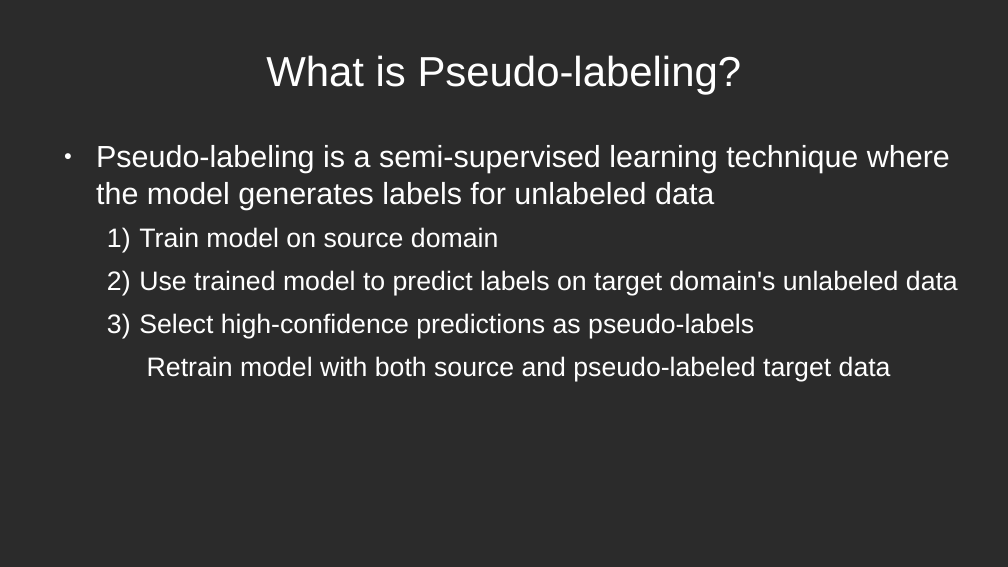
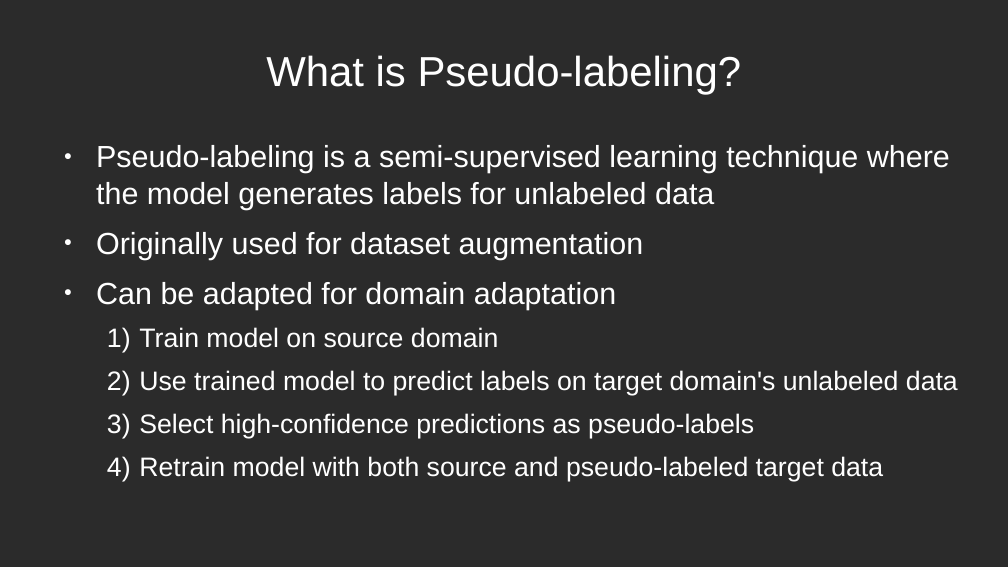
Before and after one commit to dimits-ts/deep_vision_domain_adaptation, a slide deck: slide 5 of presentation/presentation.odp. Drawn at 1008x567 pixels with LibreOffice and Linux fonts; fonts in the diff are those of the drawing; background and template pictures are left out; a plain dark background stands for a picture behind light text. Boxes give left, top, right and bottom in pixels: in the first picture for what was removed or moved away, otherwise in the second. Text is boxed around its words. In the diff, an @@ line names an element or a change of style, - is before the commit and + after.

```diff
--- a/presentation/presentation.odp
+++ b/presentation/presentation.odp
@@ text at (96,232,644,310): paragraphs added @@
+● Originally used for dataset augmentation
+● Can be adapted for domain adaptation
@@ text at (139,456,883,481): bullet none to 1) @@
```
Also in this commit, not shown: 2 other slides changed, 8 slides added, 1 slide removed.
